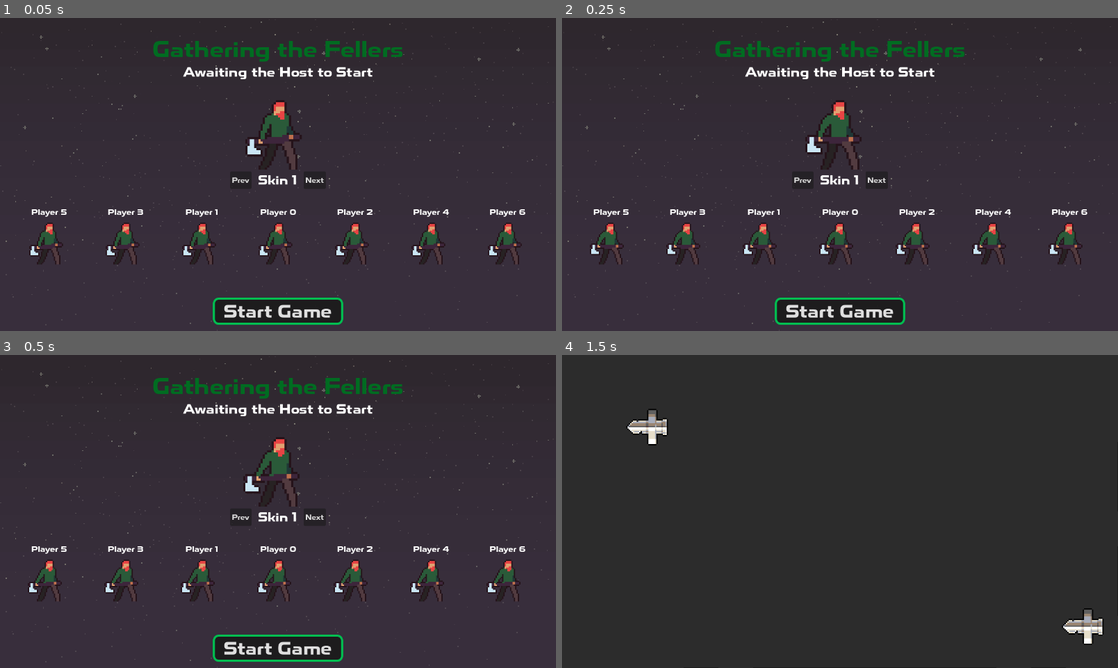
Above: before the commit, frames 1-4 (two rows, left to right).
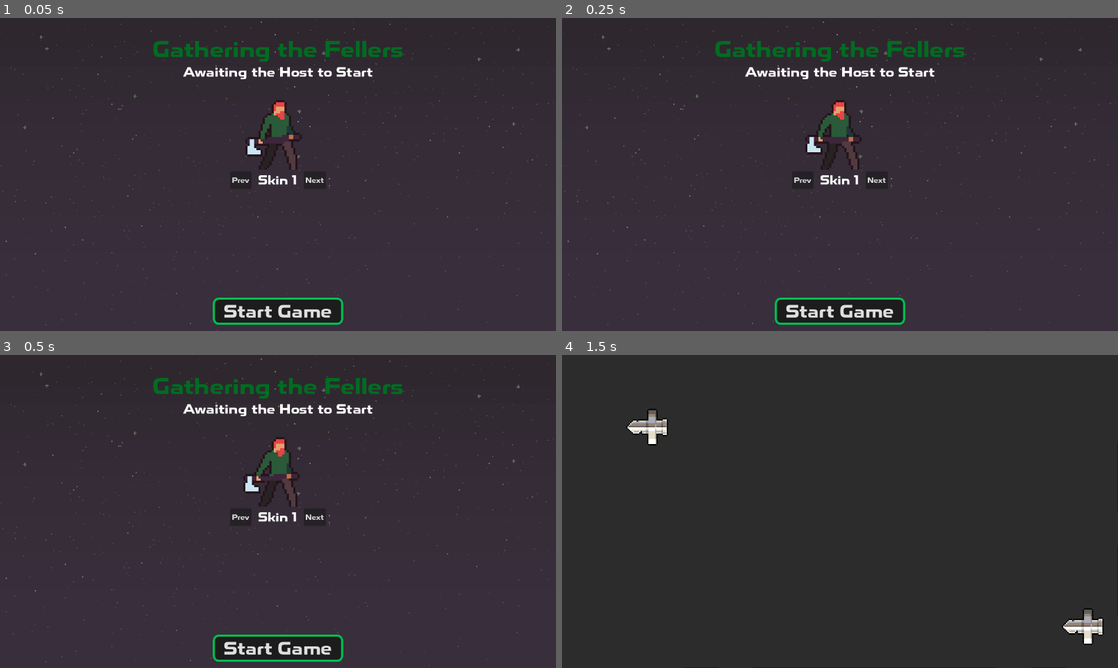
Above: after the commit, the same moments.

Repository: Lertos/last-feller-alive
Game: Godot game, scene res://scenes/lobby/lobby.tscn
Same seed, same stepped clock (60 frames per second), same inputs: the game is played once before the commit and once after it. This scene is started directly instead of the project's main scene.
Inputs:
- Up to frame 1 (0.05 s): no input
- Up to frame 2 (0.25 s): no input
- Up to frame 3 (0.5 s): no input
- Up to frame 4 (1.5 s): click "Start Game" at 0.5 s; tap Enter at 1.25 s; hold D (right) from 1.28 s (still down); tap Space (dash) at 1.35 s

The runs differ from the first frame. In frame 1, 2.8% of the frame differs, in the area x 5-95%, y 61-79%; in frame 2, 2.8%; in frame 3, 2.8%; in frame 4, nothing differs.
Error after the commit: Invalid access to property or key '1' on a base object of type 'Dictionary'. (res://scenes/lobby/lobby_player.gd:15)

Commit message:
Adding proper logic to load lobby members

Diff:
--- a/scenes/lobby/lobby.gd
+++ b/scenes/lobby/lobby.gd
@@ -9,6 +9,7 @@
 	$VB/StartButton.visible = multiplayer.is_server()
 
 	setup_player_spots()
+	set_players_to_spots.rpc()
 
 
 func setup_player_spots():
@@ -18,14 +19,29 @@
 	for i in range(0, players_to_setup):
 		var new_player = SCENE_LOBBY_PLAYER_OTHER.instantiate()
 
+		new_player.visible = false
+
 		$VB/Others/Players.add_child(new_player)
-
-		new_player.set_player_name("Player " + str(i))
 
 		if i % 2 == 0:
 			new_player.position.x = (i / 2) * space_per_player
 		elif i % 2 != 0:
 			new_player.position.x -= (floor(i / 2) + 1) * space_per_player
+
+
+@rpc("any_peer", "call_local")
+func set_players_to_spots():
+	var filled_spots = 0
+
+	for i in GameManager.players:
+		if GameManager.players[i].id != multiplayer.get_unique_id():
+			var player_spot = $VB/Others/Players.get_child(filled_spots)
+
+			player_spot.set_player_name(GameManager.players[i].name)
+			player_spot.change_skin(GameManager.players[i].skin_index)
+			player_spot.visible = true
+
+			filled_spots += 1
 
 
 @rpc("any_peer", "call_local")
--- a/scenes/lobby/lobby_player.gd
+++ b/scenes/lobby/lobby_player.gd
@@ -11,6 +11,8 @@
 
 func _ready():
 	$AnimationPlayer.play("idle")
+	print(str(GameManager.players))
+	$Name.text = GameManager.players[multiplayer.get_unique_id()].name
 
 
 func _on_previous_pressed():
--- a/scenes/lobby/lobby_player.tscn
+++ b/scenes/lobby/lobby_player.tscn
@@ -25,8 +25,6 @@
 "idle": SubResource("Animation_w4i6p")
 }
 
-[sub_resource type="SceneReplicationConfig" id="SceneReplicationConfig_djuyl"]
-
 [sub_resource type="SystemFont" id="SystemFont_yibyy"]
 font_weight = 100
 
@@ -50,10 +48,6 @@
 libraries = {
 "": SubResource("AnimationLibrary_hvs6d")
 }
-
-[node name="MultiplayerSynchronizer" type="MultiplayerSynchronizer" parent="."]
-root_path = NodePath("")
-replication_config = SubResource("SceneReplicationConfig_djuyl")
 
 [node name="Name" type="Label" parent="."]
 custom_minimum_size = Vector2(140, 20)
--- a/scenes/lobby/lobby_player_other.tscn
+++ b/scenes/lobby/lobby_player_other.tscn
@@ -53,8 +53,6 @@
 "idle": SubResource("Animation_w4i6p")
 }
 
-[sub_resource type="SceneReplicationConfig" id="SceneReplicationConfig_djuyl"]
-
 [sub_resource type="SystemFont" id="SystemFont_yibyy"]
 font_weight = 100
 
@@ -79,10 +77,6 @@
 "": SubResource("AnimationLibrary_hvs6d")
 }
 
-[node name="MultiplayerSynchronizer" type="MultiplayerSynchronizer" parent="."]
-root_path = NodePath("")
-replication_config = SubResource("SceneReplicationConfig_djuyl")
-
 [node name="Name" type="Label" parent="."]
 custom_minimum_size = Vector2(140, 20)
 offset_left = -69.0
--- a/scripts/multiplayer_controller.gd
+++ b/scripts/multiplayer_controller.gd
@@ -43,6 +43,7 @@
 #Gets called only from client-side
 func connected_to_server():
 	send_player_info.rpc_id(1, $VB/PlayerName.text, multiplayer.get_unique_id())
+
 	print("Connected to server")
 
 
@@ -64,6 +65,14 @@
 	if multiplayer.is_server():
 		for i in GameManager.players:
 			send_player_info.rpc(GameManager.players[i].name, i)
+		#After sending all the new player info, then let the client know they can proceed to the lobby
+		goto_lobby.rpc_id(id)
+
+
+@rpc("call_local")
+func goto_lobby():
+	load_lobby()
+	get_tree().root.get_node("Lobby").set_players_to_spots()
 
 
 func _on_host_button_down():
@@ -102,6 +111,7 @@
 	var scene = load("res://scenes/lobby/lobby.tscn").instantiate()
 
 	get_tree().root.add_child(scene)
+
 	self.hide()
 
 
@@ -124,8 +134,6 @@
 	peer.get_host().compress(compression_type)
 
 	multiplayer.set_multiplayer_peer(peer)
-
-	load_lobby()
 
 
 func is_valid_address_and_port() -> bool:
Not shown: 1 places in scenes/lobby/lobby_player.tscn that only renumber resources
Not shown: 1 places in scenes/lobby/lobby_player_other.tscn that only renumber resources
